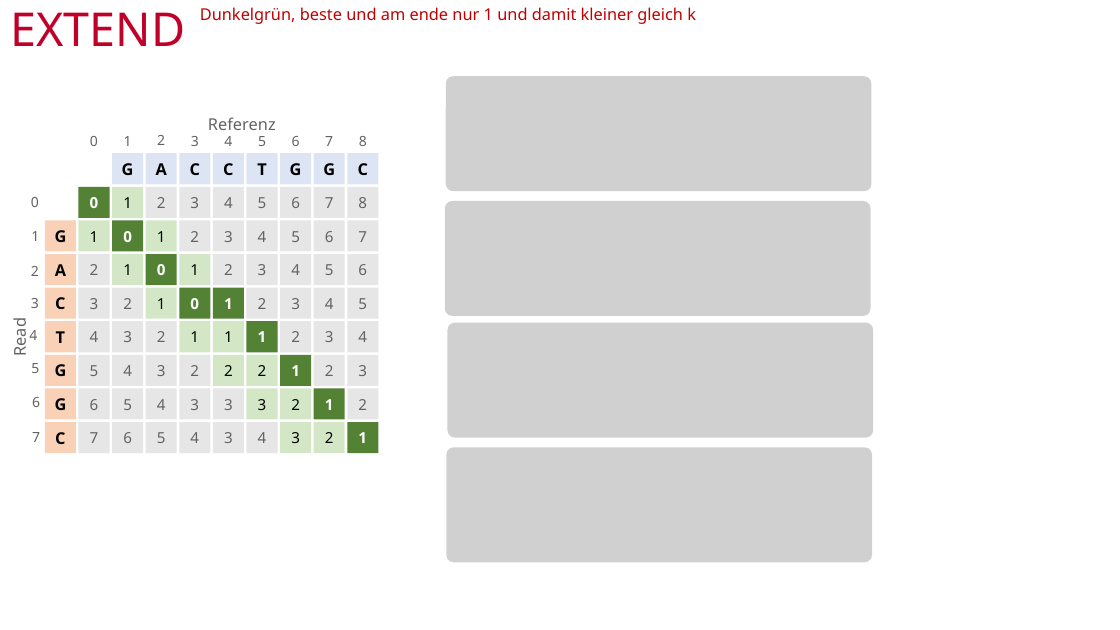
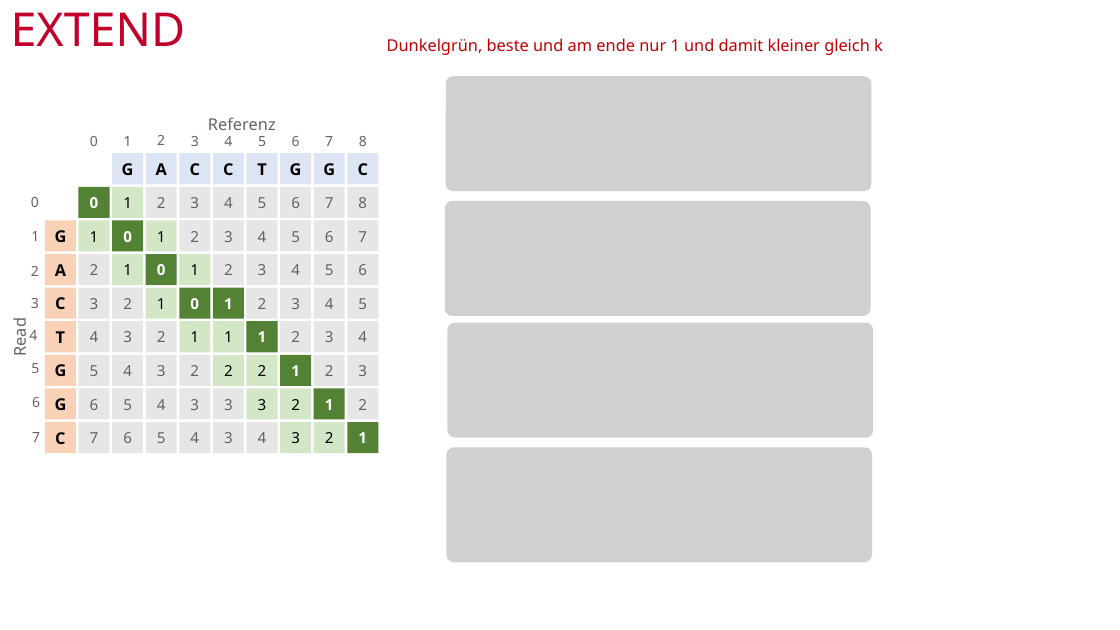
Before and after one commit to mawehl/BigData, a slide deck: slide 11 of CloudBurst_Wehle.pptx. Drawn at 1120x630 pixels with LibreOffice and Linux fonts; fonts in the diff are those of the drawing; grey boxes stand for pictures; background and template pictures are left out. Boxes give left, top, right and bottom in pixels: in the first picture for what was removed or moved away, otherwise in the second. Text is boxed around its words. In the diff, an @@ line names an element or a change of style, - is before the commit and + after.

```diff
--- a/CloudBurst_Wehle.pptx
+++ b/CloudBurst_Wehle.pptx
@@ text "Dunkelgrün, beste und am ende ...": place and size @@
-text "Dunkelgrün, beste und am ende ..." at (200,7,696,24)
+text "Dunkelgrün, beste und am ende ..." at (387,38,883,55)
```
Also in this commit, not shown: 3 other slides changed.
